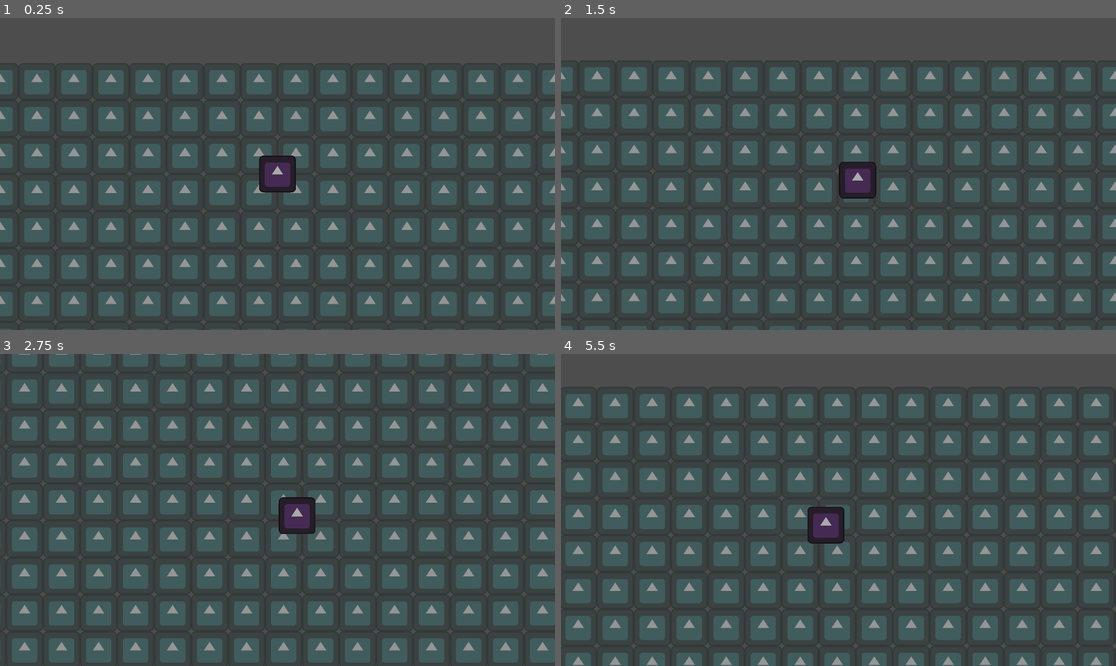
Above: before the commit, frames 1-4 (two rows, left to right).
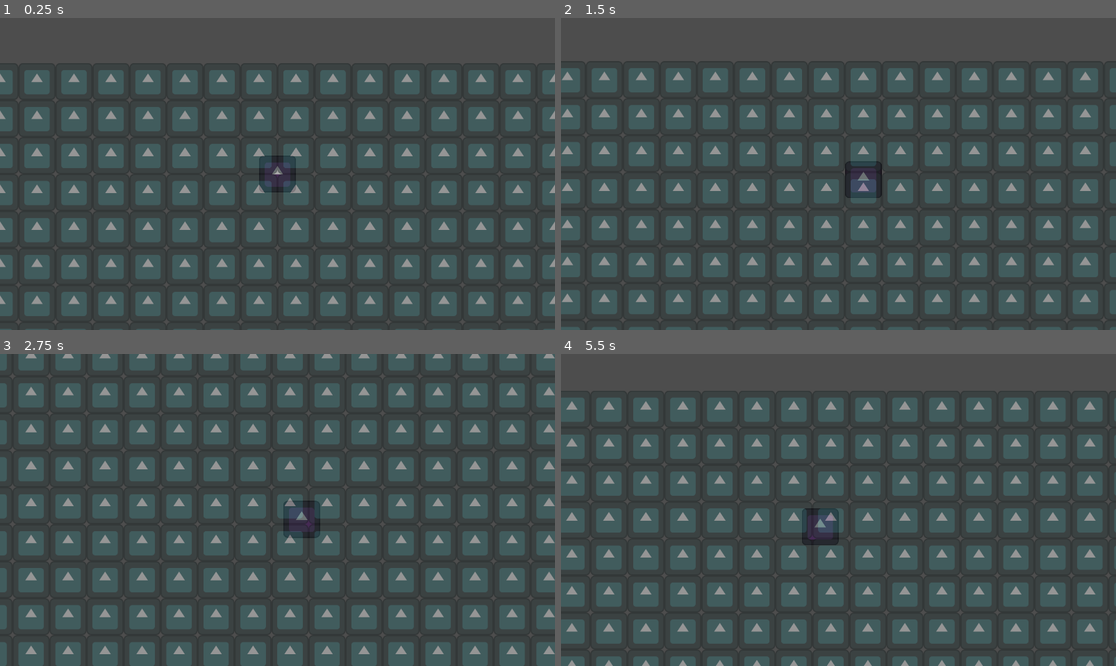
Above: after the commit, the same moments.

Repository: alfroids/tidal-storm
Game: Godot game, scene res://scenes/levels/main.tscn
Same seed, same stepped clock (60 frames per second), same inputs: the game is played once before the commit and once after it. This scene is started directly instead of the project's main scene. The engine's default icon, where the game draws it, is replaced by a stand-in: a white triangle on a blue panel in a dark square.
Inputs:
- Up to frame 1 (0.25 s): no input
- Up to frame 2 (1.5 s): tap Enter at 0.5 s; hold D (move_right) 0.53-1.28 s; hold S (move_down) from 1.28 s (still down)
- Up to frame 3 (2.75 s): release S (move_down) at 2.03 s; hold D (move_right) from 2.03 s (still down)
- Up to frame 4 (5.5 s): release D (move_right) at 2.78 s; hold W (move_up) 2.78-3.53 s; hold A (move_left) 3.53-5.03 s; hold S (move_down) from 5.03 s (still down)

The runs differ from the first frame. In frame 1, 0.4% of the frame differs, in the area x 46-54%, y 44-56%; in frame 2, 29%; in frame 3, 39%, in the area x 0-100%, y 0-100%; in frame 4, 33%.

Commit message:
Enable physics interpolation

Diff:
--- a/project.godot
+++ b/project.godot
@@ -63,3 +63,8 @@
 2d_physics/layer_1="fish"
 2d_physics/layer_2="hook"
 2d_physics/layer_3="environment"
+
+[physics]
+
+common/physics_jitter_fix=0.0
+common/physics_interpolation=true
--- a/scenes/levels/main.tscn
+++ b/scenes/levels/main.tscn
@@ -15,7 +15,6 @@
 [node name="Main" type="Node2D"]
 
 [node name="Background" type="CanvasLayer" parent="."]
-layer = -1
 follow_viewport_enabled = true
 
 [node name="Sprite2D" type="Sprite2D" parent="Background"]
@@ -39,6 +38,7 @@
 [node name="Camera2D" type="Camera2D" parent="Fish"]
 process_callback = 0
 position_smoothing_enabled = true
+position_smoothing_speed = 2.0
 
 [node name="BoatManager" parent="." instance=ExtResource("5_gj485")]
 
@@ -48,7 +48,4 @@
 [node name="SpawnLocation2" parent="BoatManager" index="1"]
 position = Vector2(2944, 0)
 
-[node name="MoveLocation" parent="BoatManager/MovePath" index="0"]
-position = Vector2(-2560, 0)
-
 [editable path="BoatManager"]
